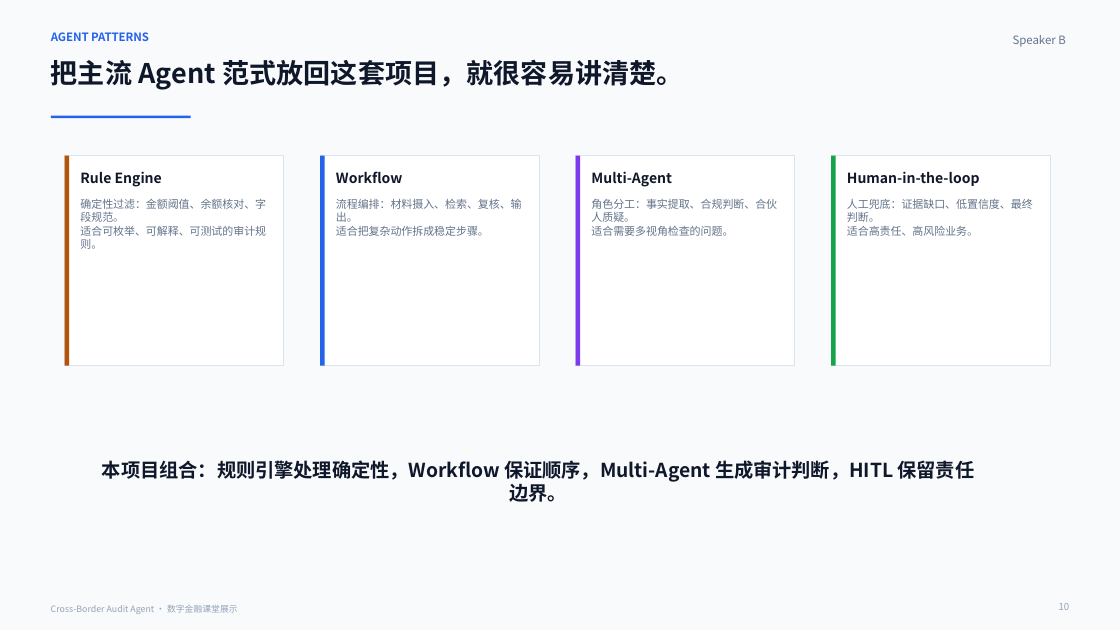
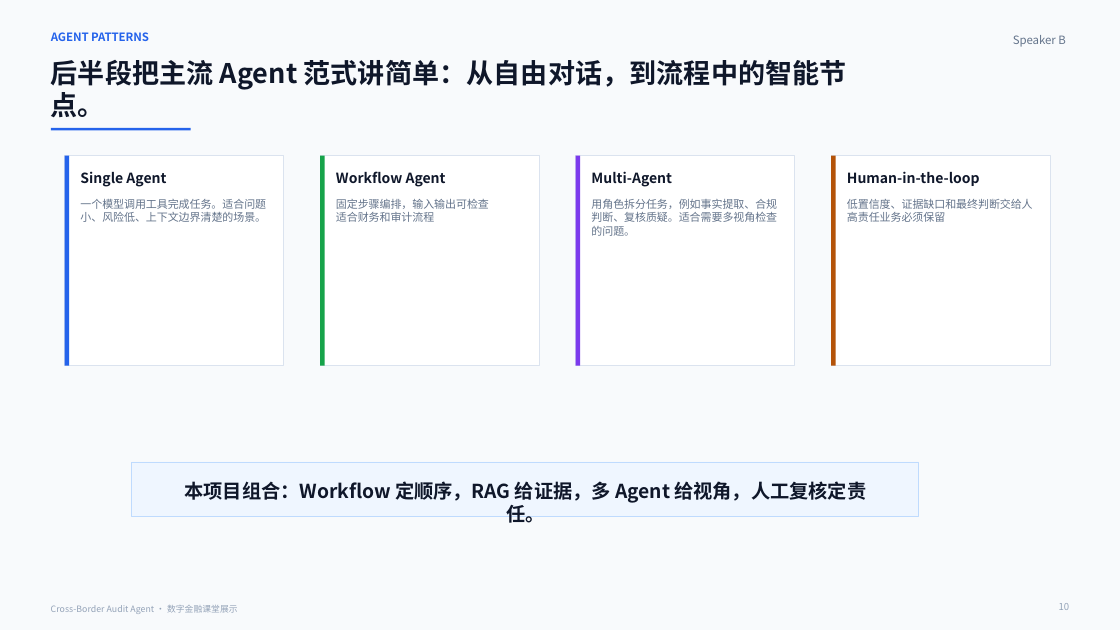
Before and after one commit to wangzichang224-design/cross_border_audit_agent, a slide deck: slide 10 of deliverables/cross-border-audit-agent-class-demo.pptx. Drawn at 1120x630 pixels with LibreOffice and Linux fonts; fonts in the diff are those of the drawing. Boxes give left, top, right and bottom in pixels: in the first picture for what was removed or moved away, otherwise in the second. Text is boxed around its words. In the diff, an @@ line names an element or a change of style, - is before the commit and + after.

Commit message:
docs: align class deck with finance agent reflections

```diff
--- a/deliverables/cross-border-audit-agent-class-demo.pptx
+++ b/deliverables/cross-border-audit-agent-class-demo.pptx
@@ text at (x1=51, y1=60, x2=847, y2=117): text changed @@
-把主流 Agent 范式放回这套项目，就很容易讲清楚。
+后半段把主流 Agent 范式讲简单：从自由对话，到流程中的智能节点。
@@ rectangle moved from (x1=50, y1=116, x2=191, y2=118) to (x1=50, y1=128, x2=191, y2=130) @@
@@ rectangle at (x1=65, y1=155, x2=69, y2=365): fill #B45309 to #2563EB @@
@@ text at (x1=80, y1=171, x2=166, y2=187): text changed @@
-Rule Engine
+Single Agent
@@ rectangle at (x1=320, y1=155, x2=324, y2=365): fill #2563EB to #16A34A @@
@@ text at (x1=336, y1=171, x2=446, y2=187): text changed @@
-Workflow
+Workflow Agent
@@ rectangle at (x1=832, y1=155, x2=836, y2=365): fill #16A34A to #B45309 @@
@@ text at (x1=80, y1=199, x2=266, y2=222): text changed @@
-确定性过滤：金额阈值、余额核对、字段规范。
-适合可枚举、可解释、可测试的审计规则。
+一个模型调用工具完成任务。适合问题小、风险低、上下文边界清楚的场景。
@@ text at (x1=336, y1=199, x2=489, y2=222): text changed @@
-流程编排：材料摄入、检索、复核、输出。
-适合把复杂动作拆成稳定步骤。
+固定步骤编排，输入输出可检查
+适合财务和审计流程
@@ text at (x1=591, y1=199, x2=777, y2=236): text changed @@
-角色分工：事实提取、合规判断、合伙人质疑。
-适合需要多视角检查的问题。
+用角色拆分任务，例如事实提取、合规判断、复核质疑。适合需要多视角检查的问题。
@@ text at (x1=847, y1=199, x2=1033, y2=222): text changed @@
-人工兜底：证据缺口、低置信度、最终判断。
-适合高责任、高风险业务。
+低置信度、证据缺口和最终判断交给人
+高责任业务必须保留
@@ rectangle added at (x1=131, y1=462, x2=919, y2=517), fill #EFF6FF, outline #BFDBFE 0.75 pt @@
@@ text at (x1=185, y1=481, x2=866, y2=503): text changed @@
-本项目组合：规则引擎处理确定性，Workflow 保证顺序，Multi-Agent 生成审计判断，HITL 保留责任边界。
+本项目组合：Workflow 定顺序，RAG 给证据，多 Agent 给视角，人工复核定责任。
```
Also in this commit, not shown: 3 other slides changed, 8 slides added, 8 slides removed, 1 other file.
